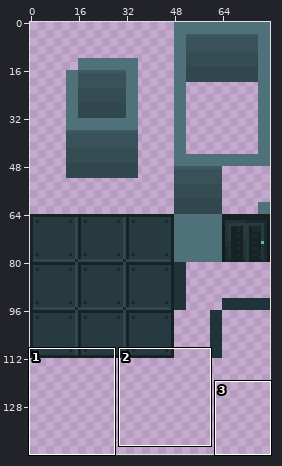
A sprite sheet gets an edit: assets/assets.png. Above, an overview of the earlier version with the close-up marked.
Close-up. As it was:
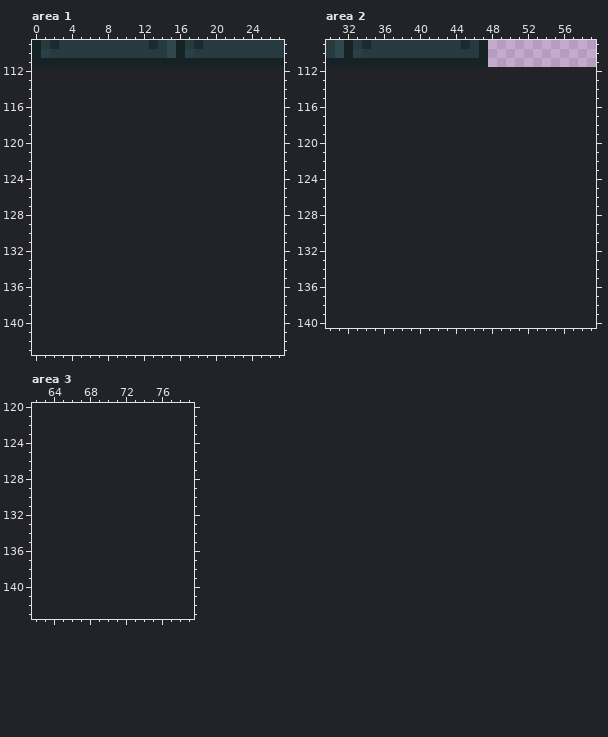
The file is 80x112 pixels. Colours within 5 levels of each other are drawn and written as one. Shown: area 1: x 0..27, y 109..143; area 2: x 30..59, y 109..140; area 3: x 62..79, y 120..143. The old version is drawn lined up with the new one, on the new canvas.
Now the later version:
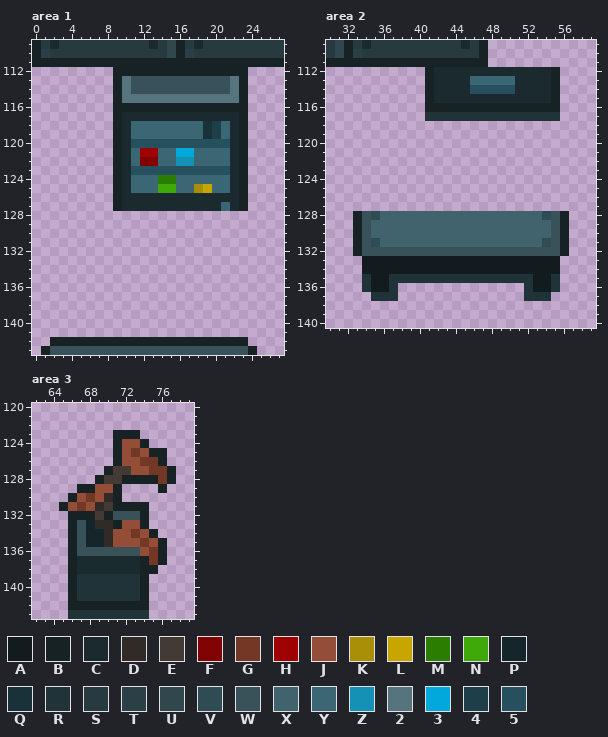
Palette (. is transparent): A #121c1f  B #172225  C #1b2a2f  D #312b28  E #443a34  F #800202  G #723825  H #9f0000  J #944d37  K #a98e08  L #c8a600  M #2b7d02  N #3ea908  P #14262c  Q #193139  R #203339  S #263a40  T #2a3f46  U #30474d  V #2f4b53  W #395259  X #40636d  Y #3b6775  Z #1691b6  2 #55747d  3 #00a8db  4 #1e3e49  5 #27505e
The edit:
{"change": "canvas 80x112 -> 80x144"}
{"where": "area 1"}
{"y":112,"x":9,"old":"...............","new":"BBBBBBBBBBBBBBB"}
{"y":113,"x":9,"old":"...............","new":"B2WWWWWWWWWWW2B"}
{"y":114,"x":9,"old":"...............","new":"B2WWWWWWWWWWW2B"}
{"y":115,"x":9,"old":"...............","new":"B2222222222222B"}
{"y":116,"x":9,"old":"...............","new":"BBBBBBBBBBBBBBB"}
{"y":117,"x":9,"old":"...............","new":"BCCCCCCCCCCCCCB"}
{"y":118,"x":9,"old":"...............","new":"BCYYYYYYYYQ4YCB"}
{"y":119,"x":9,"old":"...............","new":"BCYYYYYYYYQ4YCB"}
{"y":120,"x":9,"old":"...............","new":"BC55555555555CB"}
{"y":121,"x":9,"old":"...............","new":"BCYHHYY33YYYYCB"}
{"y":122,"x":9,"old":"...............","new":"BCYFFYYZZYYYYCB"}
{"y":123,"x":9,"old":"...............","new":"BC55555555555CB"}
{"y":124,"x":9,"old":"...............","new":"BCYYYMMYYYYYYCB"}
{"y":125,"x":9,"old":"...............","new":"BCYYYNNYYKLYYCB"}
{"y":126,"x":9,"old":"...............","new":"BCCCCCCCCCCCCCB"}
{"y":127,"x":9,"old":"...............","new":"BCCCCCCCCCCCYCB"}
{"y":142,"x":2,"old":"......................","new":"BBBBBBBBBBBBBBBBBBBBBB"}
{"y":143,"x":1,"old":"........................","new":"BWWWWWWWWWWWWWWWWWWWWWWB"}
{"where": "area 2"}
{"y":112,"x":41,"old":"...............","new":"BCCCCCCCCCCCCCB"}
{"y":113,"x":41,"old":"...............","new":"BCCCCYYYYYCCCCB"}
{"y":114,"x":41,"old":"...............","new":"BCCCC55555CCCCB"}
{"y":115,"x":41,"old":"...............","new":"BCCCCCCCCCCCCCB"}
{"y":116,"x":41,"old":"...............","new":"BBBBBBBBBBBBBBB"}
{"y":117,"x":41,"old":"...............","new":"RRRRRRRRRRRRRRR"}
{"y":128,"x":33,"old":"........................","new":"BWVXXXXXXXXXXXXXXXXXXVWB"}
{"y":129,"x":33,"old":"........................","new":"BWXXXXXXXXXXXXXXXXXXXXWB"}
{"y":130,"x":33,"old":"........................","new":"BWXXXXXXXXXXXXXXXXXXXXWB"}
{"y":131,"x":33,"old":"........................","new":"BWVXXXXXXXXXXXXXXXXXXVWB"}
{"y":132,"x":33,"old":"........................","new":"BWWWWWWWWWWWWWWWWWWWWWWB"}
{"y":133,"x":34,"old":"......................","new":"AAAAAAAAAAAAAAAAAAAAAA"}
{"y":134,"x":34,"old":"......................","new":"AAAAAAAAAAAAAAAAAAAAAA"}
{"y":135,"x":34,"old":"......................","new":"RAARRRRRRRRRRRRRRRRAAR"}
{"y":136,"x":34,"old":"....","new":"RAAR"}
{"y":136,"x":52,"old":"....","new":"RAAR"}
{"y":137,"x":35,"old":"...","new":"RRR"}
{"y":137,"x":52,"old":"...","new":"RRR"}
{"where": "area 3"}
{"y":123,"x":71,"old":"...","new":"BBB"}
{"y":124,"x":71,"old":"....","new":"BJJB"}
{"y":125,"x":71,"old":"......","new":"BJGJBB"}
{"y":126,"x":71,"old":"......","new":"BJJGGB"}
{"y":127,"x":70,"old":"........","new":"BEEJJGGB"}
{"y":128,"x":69,"old":".........","new":"BEEBBBBGB"}
{"y":129,"x":67,"old":".....","new":"BBJJB"}
{"y":129,"x":76,"old":".","new":"B"}
{"y":130,"x":66,"old":"......","new":"BJGJDB"}
{"y":131,"x":65,"old":"..........","new":"BJGJDEBBBB"}
{"y":132,"x":66,"old":".........","new":"BBBEBWWWB"}
{"y":133,"x":66,"old":".........","new":"BWPDDBJJB"}
{"y":134,"x":66,"old":"..........","new":"BWPPDJJGJB"}
{"y":135,"x":66,"old":"...........","new":"BWPPDJJJGJB"}
{"y":136,"x":66,"old":"...........","new":"BWWWWWWWJGB"}
{"y":137,"x":66,"old":"...........","new":"BCCCCCCCBGB"}
{"y":138,"x":66,"old":"..........","new":"BCCCCCCCBB"}
{"y":139,"x":66,"old":".........","new":"BRRRRRRRB"}
{"y":140,"x":66,"old":".........","new":"BRRRRRRRB"}
{"y":141,"x":66,"old":".........","new":"BRRRRRRRB"}
{"y":142,"x":66,"old":".........","new":"BBBBBBBBB"}
{"y":143,"x":66,"old":".........","new":"RRRRRRRRR"}
{"label":"added","picture_box":[113,67,248,211]}
{"label":"added","picture_box":[41,337,257,355]}
{"label":"added","picture_box":[425,67,560,121]}
{"label":"added","picture_box":[353,211,569,301]}
{"label":"added","picture_box":[59,430,176,619]}
